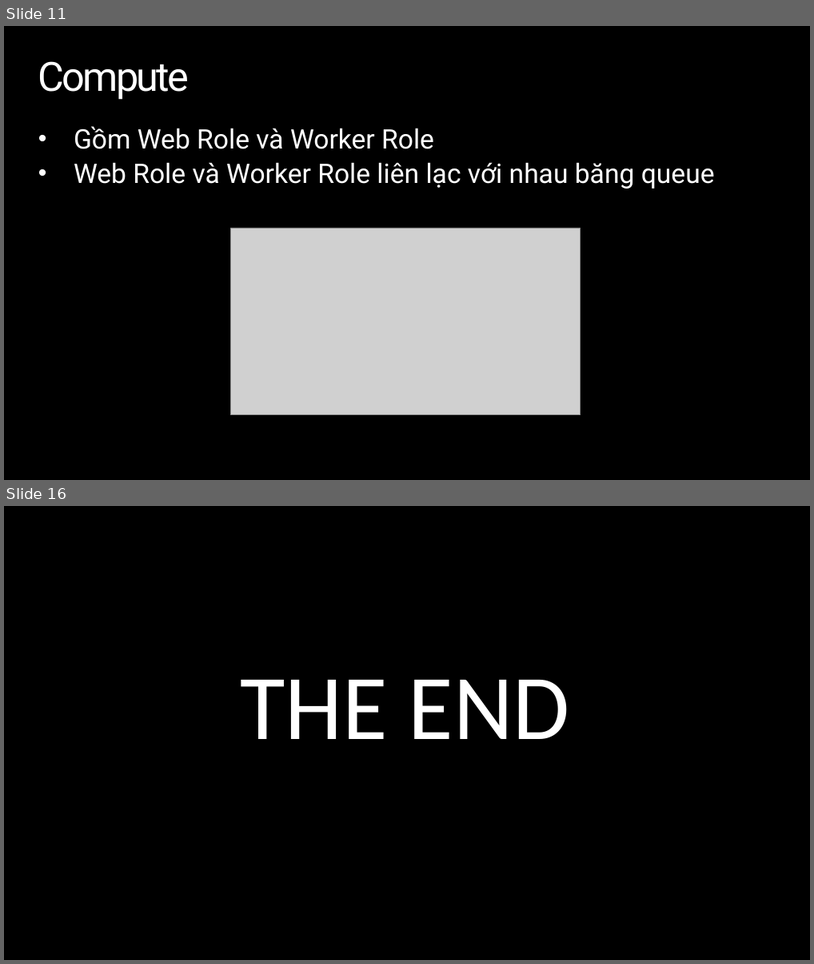
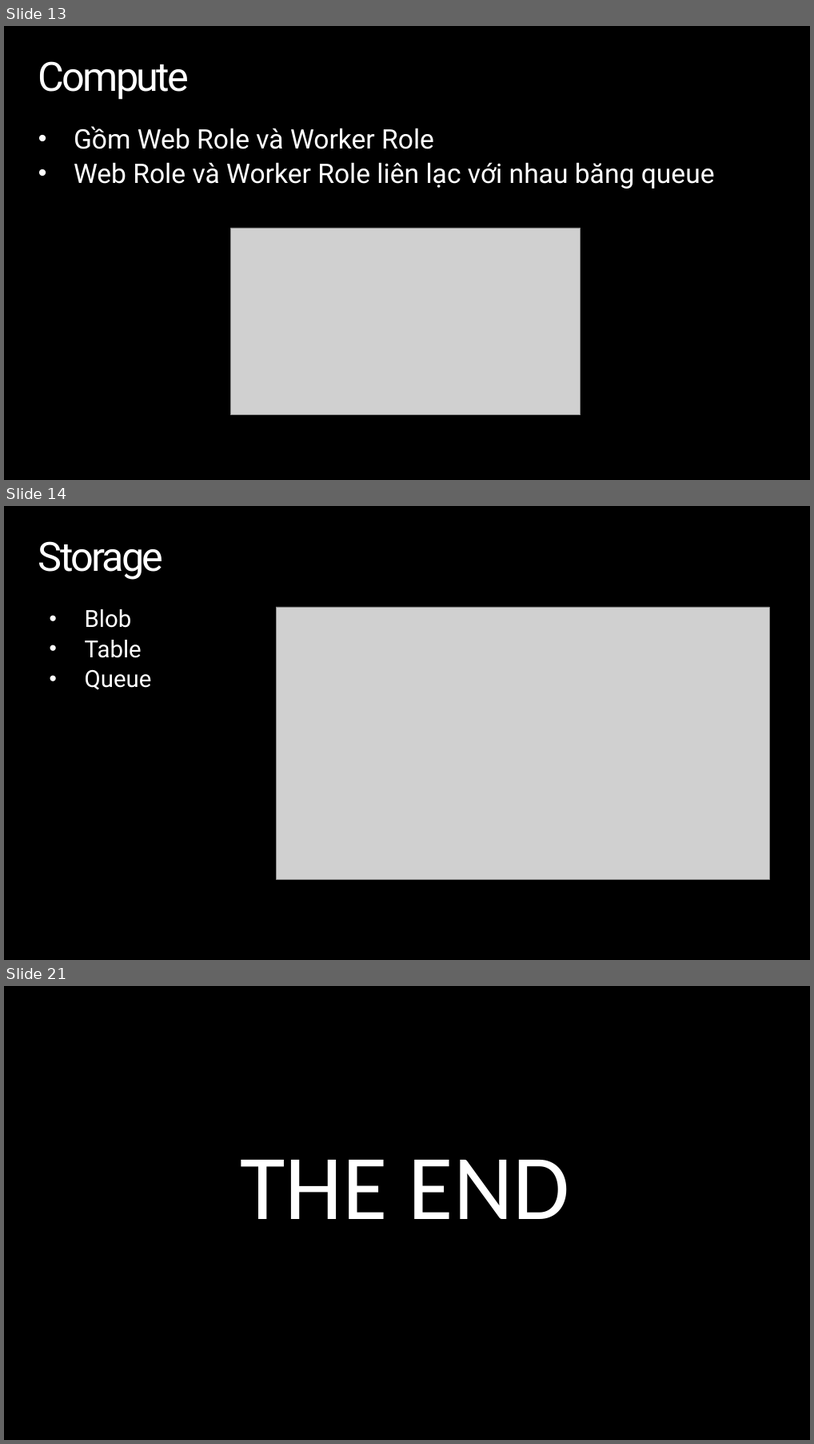
Before and after one commit to tiendv/contactbook, a slide deck: Project_Management/Báo cáo khóa luận/Presentation.pptx. Shown one above the other, each under a label of ours: slides 11 and 16 before the commit, slides 13, 14 and 21 after it; the slides between them are not shown. The pictures are 814x964 and 814x1444 pixels, drawn with LibreOffice and Linux fonts; fonts in the diff are those of the drawing; grey boxes stand for pictures; background and template pictures are left out. Boxes give left, top, right and bottom in pixels: in the first picture for what was removed or moved away, otherwise in the second. Text is boxed around its words. In the diff, an @@ line names an element or a change of style, - is before the commit and + after.

```diff
--- a/Project_Management/Báo cáo khóa luận/Presentation.pptx
+++ b/Project_Management/Báo cáo khóa luận/Presentation.pptx
@@ slide 14 added at (4,506,810,960), background picture (left out) @@
@@ title added at (38,541,163,580), 48 pt, text #FFFFFF @@
+Storage
@@ text added at (85,609,152,690), 28 pt, text #FFFFFF @@
+• Blob
+• Table
+• Queue
@@ picture added at (276,607,770,880) @@
@@ what was slide 11 is now slide 13 @@
@@ what was slide 16 is now slide 21 @@
```
Also in this commit, not shown: 9 slides changed, 9 other slides added, 5 slides removed.
